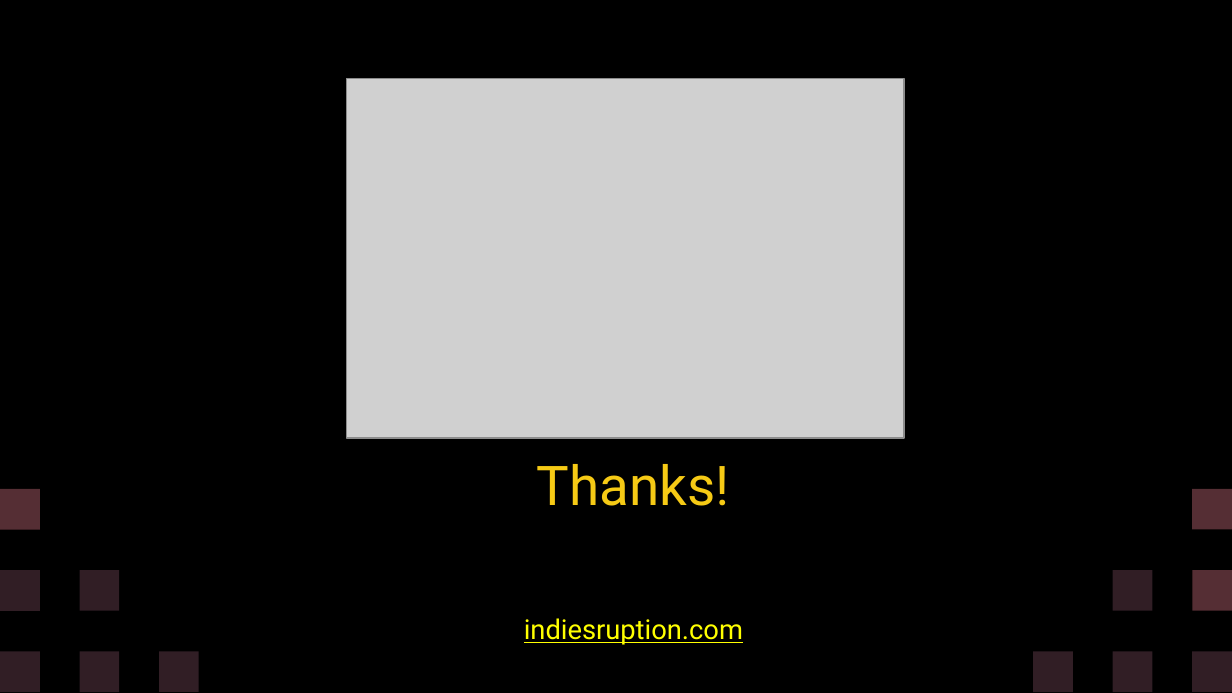
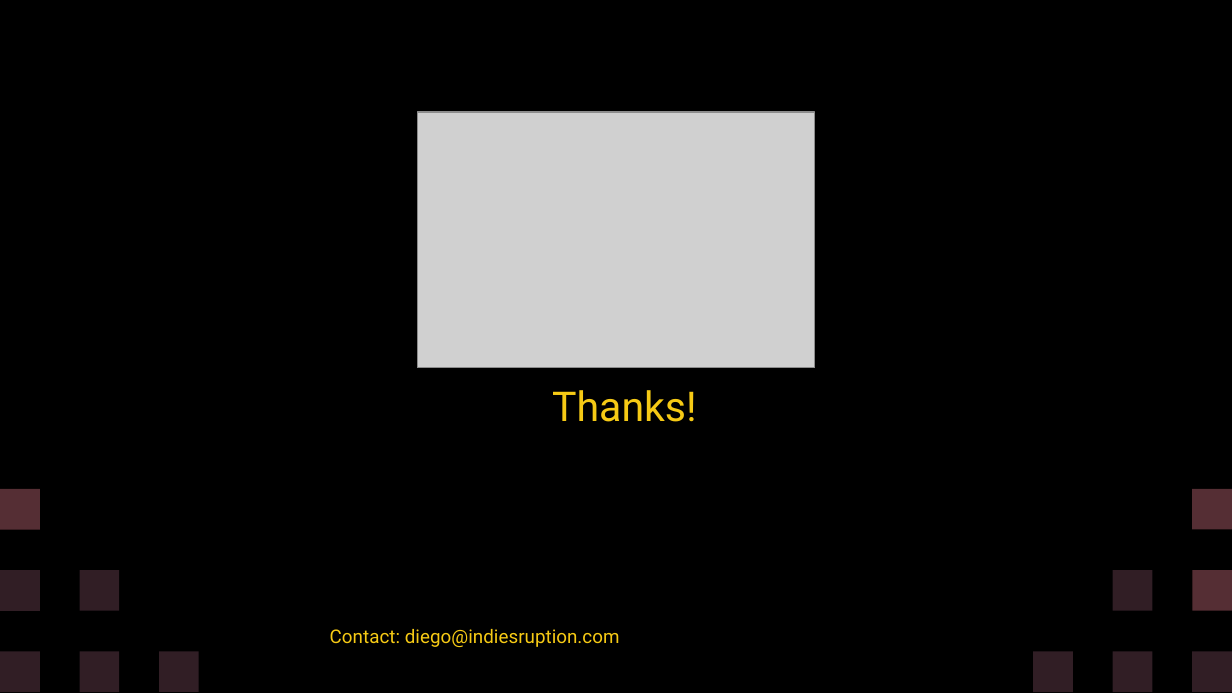
Before and after one commit to diegohcanepa/Remizione, a slide deck: slide 18 of Pitch Deck.pptx (slide 19 before the commit). Drawn at 1232x693 pixels with LibreOffice and Linux fonts; fonts in the diff are those of the drawing; grey boxes stand for pictures. Boxes give left, top, right and bottom in pixels: in the first picture for what was removed or moved away, otherwise in the second. Text is boxed around its words. In the diff, an @@ line names an element or a change of style, - is before the commit and + after.

```diff
--- a/Pitch Deck.pptx
+++ b/Pitch Deck.pptx
@@ picture resized from (x1=346, y1=79, x2=903, y2=437) to (x1=418, y1=112, x2=814, y2=368) @@
@@ subtitle "Thanks!" moved from (x1=537, y1=464, x2=730, y2=506) to (x1=552, y1=390, x2=697, y2=422) @@
@@ subtitle "Thanks!" at (x1=552, y1=390, x2=697, y2=422): size 32 to 24 pt @@
@@ text at (x1=330, y1=629, x2=620, y2=647): text changed; size 16 to 11 pt; text colour #FFFF00 to #F6CA15 @@
-  indiesruption.com
+  Contact: diego@indiesruption.com
```
Also in this commit, not shown: 12 other slides changed, 1 slide added, 2 slides removed, 2 other files.
